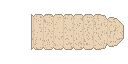
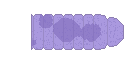
Comparing the layer stacks of the two 128px x 64px images. Changes:
hid "BugBody" over [31, 14, 124, 50]
added layer "BugBody_Special" above "BasicBead" over [31, 14, 124, 50]
